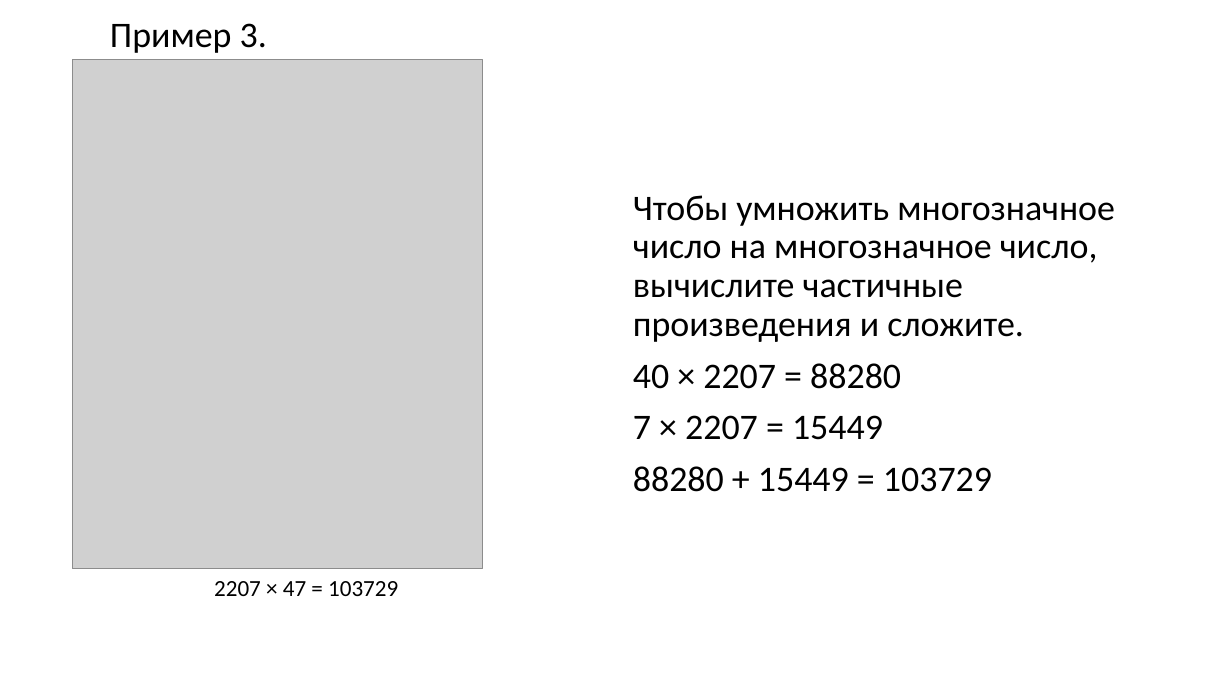
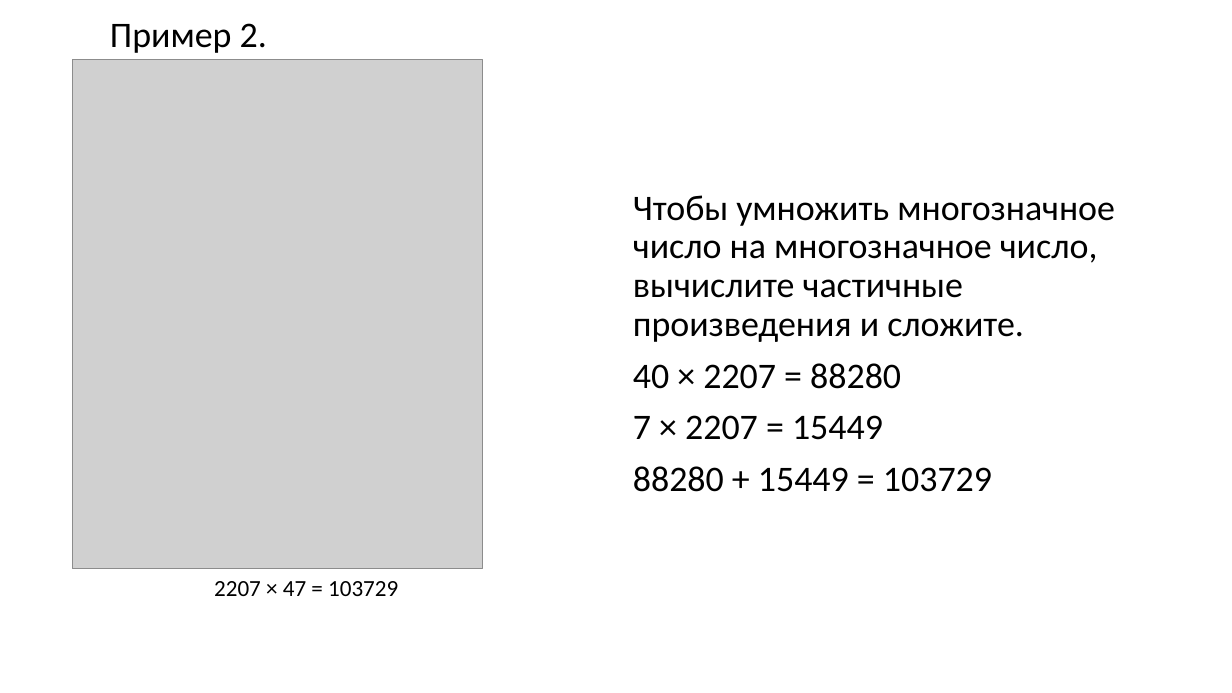
Before and after one commit to Nikolay-AI202/Operating-System, a slide deck: slide 9 of ОС лабораторная работа№1.pptx (slide 10 before the commit). Drawn at 1232x693 pixels with LibreOffice and Linux fonts; fonts in the diff are those of the drawing; grey boxes stand for pictures. Boxes give left, top, right and bottom in pixels: in the first picture for what was removed or moved away, otherwise in the second. Text is boxed around its words. In the diff, an @@ line names an element or a change of style, - is before the commit and + after.

```diff
--- a/ОС лабораторная работа№1.pptx
+++ b/ОС лабораторная работа№1.pptx
@@ text at (x1=110, y1=23, x2=267, y2=53): text changed @@
-Пример 3.
+Пример 2.
```
Also in this commit, not shown: 4 other slides changed, 1 slide removed.
